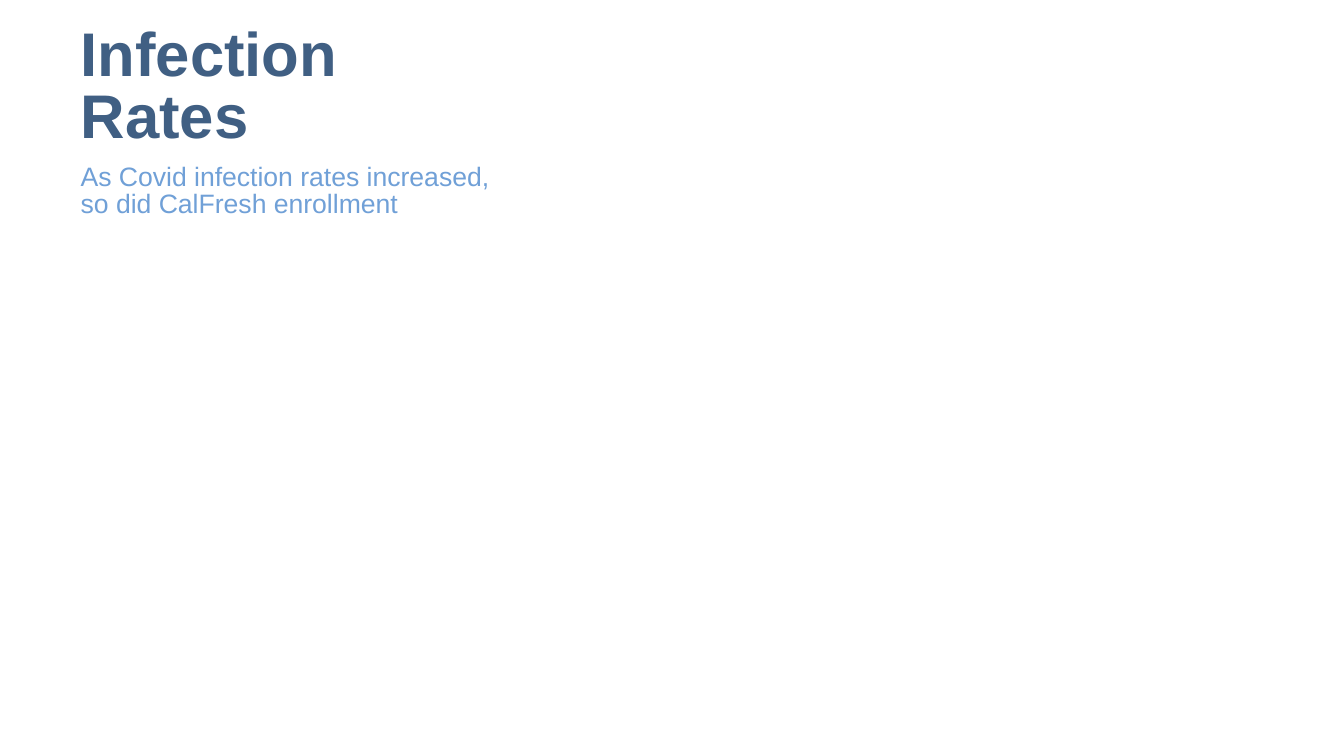
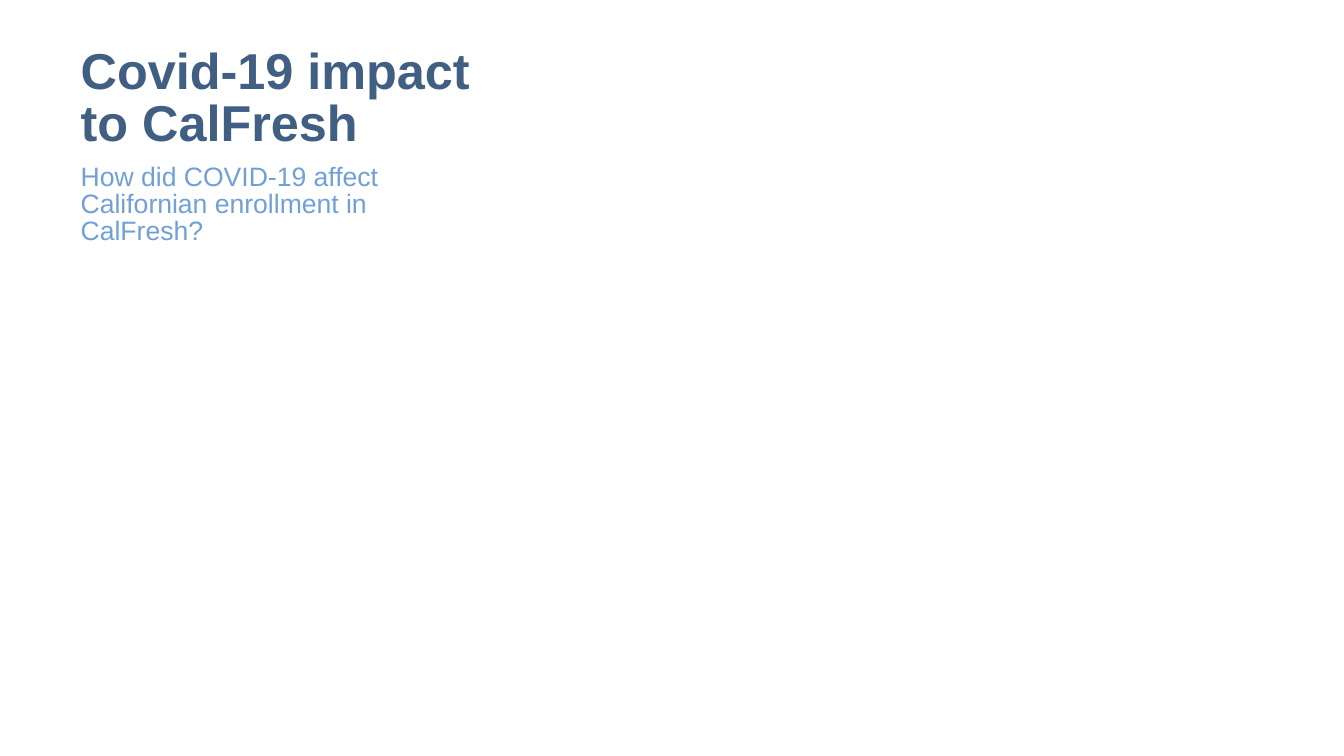
Before and after one commit to speedracer05/Covid_CalFresh, a slide deck: slide 9 of Presentation/Covid_CalFresh_v.01.pptx (slide 7 before the commit). Drawn at 1344x756 pixels with LibreOffice and Linux fonts; fonts in the diff are those of the drawing. Boxes give left, top, right and bottom in pixels: in the first picture for what was removed or moved away, otherwise in the second. Text is boxed around its words. In the diff, an @@ line names an element or a change of style, - is before the commit and + after.

```diff
--- a/Presentation/Covid_CalFresh_v.01.pptx
+++ b/Presentation/Covid_CalFresh_v.01.pptx
@@ title at [81, 52, 469, 142]: text changed; size 44 to 36 pt @@
-Infection Rates
+Covid-19 impact to CalFresh
@@ text at [81, 167, 378, 240]: text changed @@
-As Covid infection rates increased, so did CalFresh enrollment
+How did COVID-19 affect Californian enrollment in CalFresh?
```
Also in this commit, not shown: 3 other slides changed, 1 slide added, 1 slide removed.
